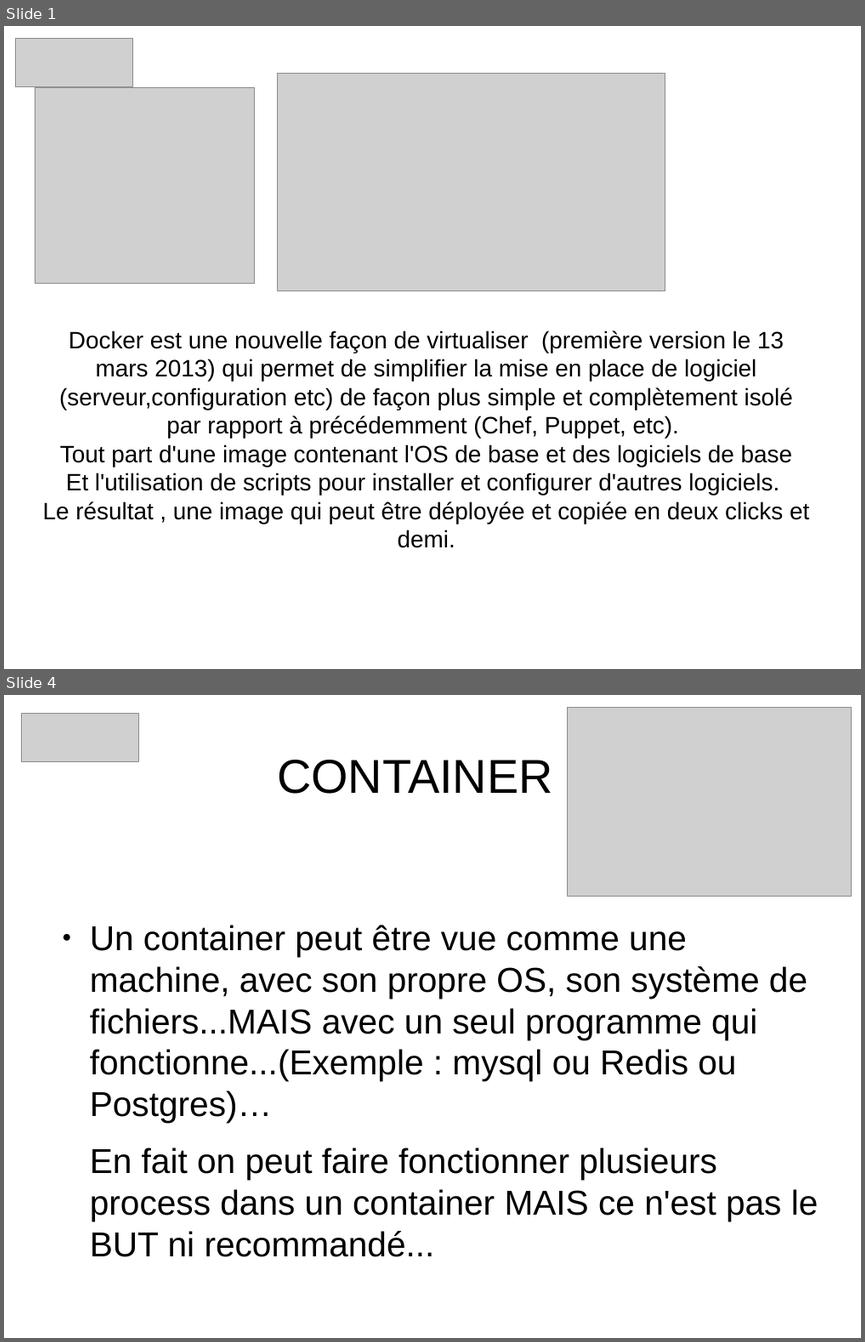
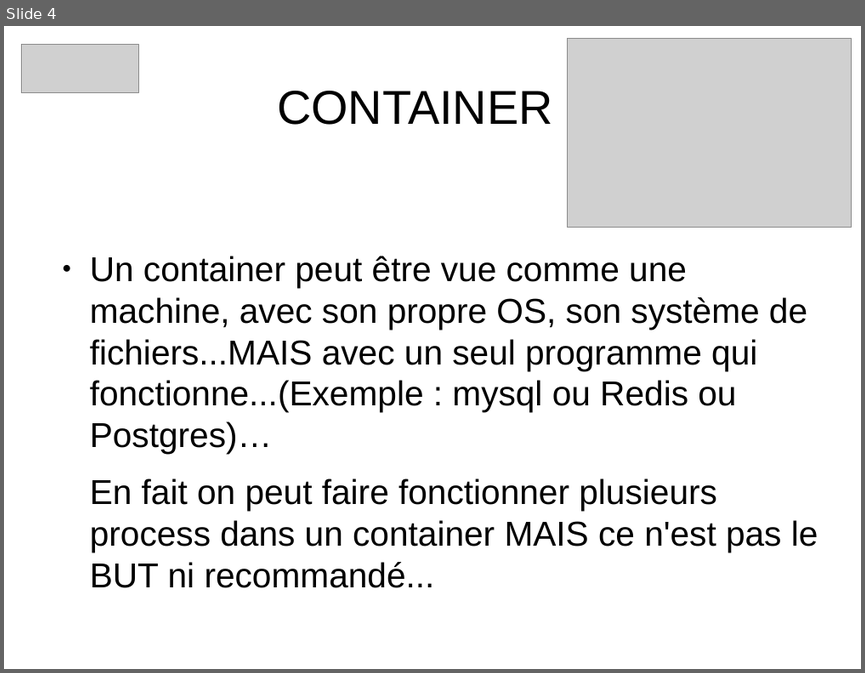
Before and after one commit to heylve/current, a slide deck: Rencontre_devs/docker_dev_conf_20_11_2017.odp. Shown one above the other, each under a label of ours: slides 1 and 4 before the commit, slide 4 after it; the slides between them are not shown. The pictures are 865x1342 and 865x673 pixels, drawn with LibreOffice and Linux fonts; fonts in the diff are those of the drawing; grey boxes stand for pictures. Boxes give left, top, right and bottom in pixels: in the first picture for what was removed or moved away, otherwise in the second. Text is boxed around its words. In the diff, an @@ line names an element or a change of style, - is before the commit and + after.

Commit message:
pres docker

```diff
--- a/Rencontre_devs/docker_dev_conf_20_11_2017.odp
+++ b/Rencontre_devs/docker_dev_conf_20_11_2017.odp
@@ slide 1 removed at [4,26,861,669], background #FFFFFF @@
@@ picture removed at [15,39,132,86] @@
@@ picture removed at [277,73,664,291] @@
@@ picture removed at [35,87,254,284] @@
@@ subtitle removed at [43,330,809,548] @@
-Docker est une nouvelle façon de virtualiser (première version le 13 mars 2013) qui permet de simplifier la mise en place de logiciel (serveur,configuration etc) de façon plus simple et complètement isolé par rapport à précédemment (Chef, Puppet, etc).
-Tout part d'une image contenant l'OS de base et des logiciels de base
-Et l'utilisation de scripts pour installer et configurer d'autres logiciels.
-Le résultat , une image qui peut être déployée et copiée en deux clicks et demi.
```
Also in this commit, not shown: 2 slides changed, 1 slide added.
